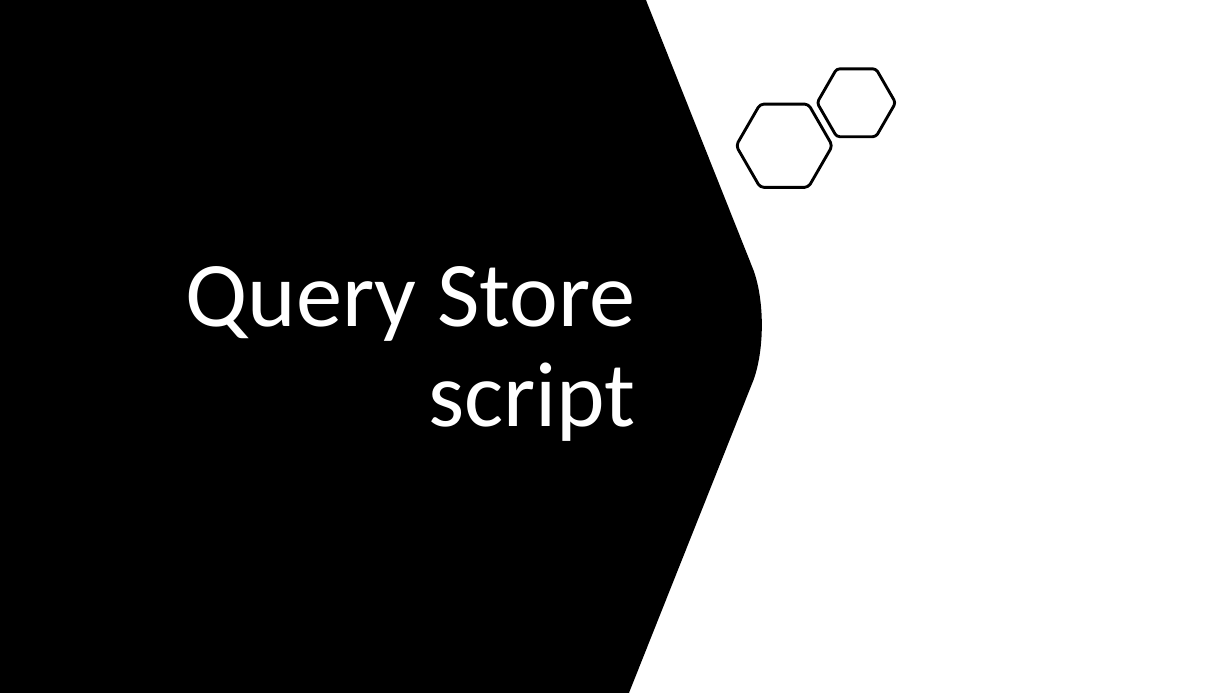
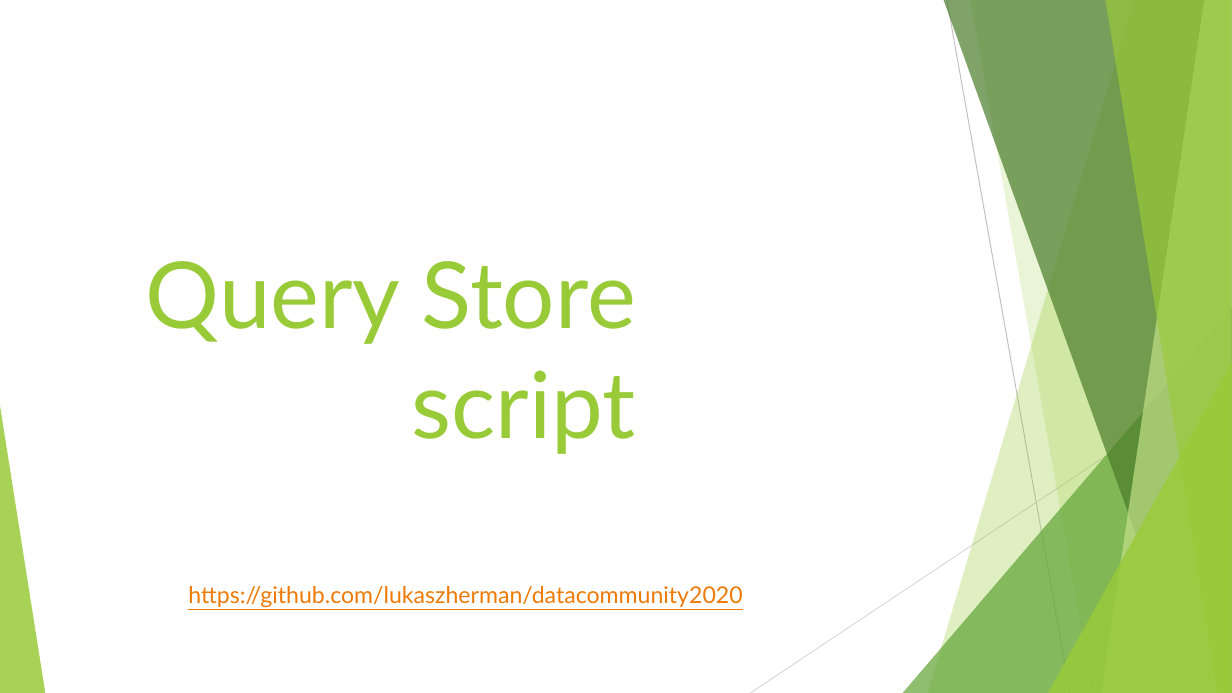
Before and after one commit to lukaszherman/datacommunity2020, a slide deck: slide 23 of MSSQL okiem DBA.pptx. Drawn at 1232x693 pixels with LibreOffice and Linux fonts; fonts in the diff are those of the drawing. Boxes give left, top, right and bottom in pixels: in the first picture for what was removed or moved away, otherwise in the second. Text is boxed around its words. In the diff, an @@ line names an element or a change of style, - is before the commit and + after.

```diff
--- a/MSSQL okiem DBA.pptx
+++ b/MSSQL okiem DBA.pptx
@@ freeform shape removed at (x1=0, y1=0, x2=762, y2=693) @@
@@ freeform shape removed at (x1=818, y1=69, x2=895, y2=137) @@
@@ freeform shape removed at (x1=738, y1=104, x2=832, y2=188) @@
@@ title "Query Store script" at (x1=146, y1=261, x2=636, y2=454): font Calibri to Lato, text colour #FFFFFF to #99CB38; line spacing 0.9 to 1 @@
@@ group added at (x1=0, y1=0, x2=1232, y2=693): 5 freeform shapes, 3 triangles, 2 lines @@
@@ text added at (x1=188, y1=586, x2=742, y2=608), 18 pt, text #EE7B08, underline @@
+https://github.com/lukaszherman/datacommunity2020
```
Also in this commit, not shown: 22 other slides changed, 1 slide added, 1 slide removed.
